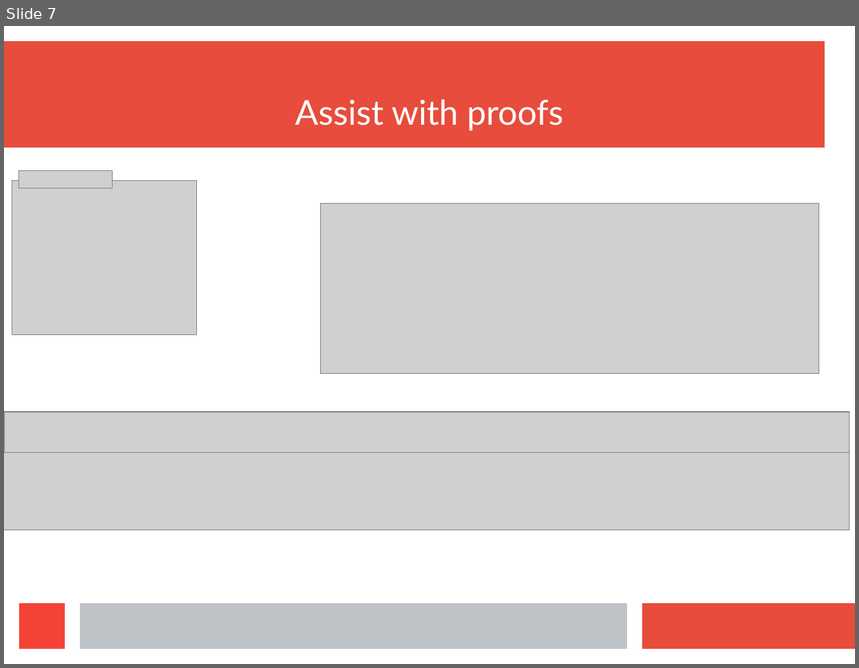
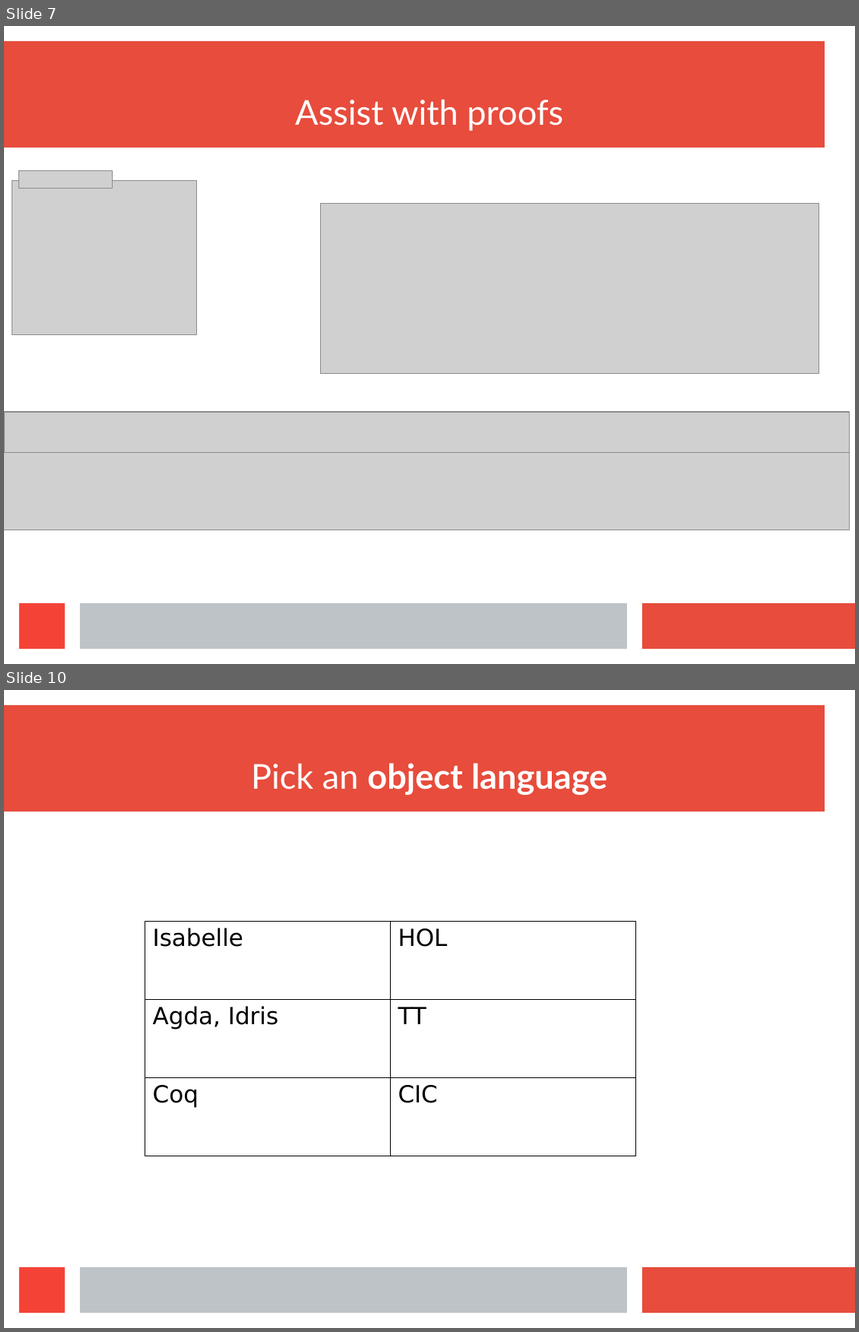
Before and after one commit to wilbowma/cur, a slide deck: hope-2016/slides.odp. Shown one above the other, each under a label of ours: slide 7 before the commit, slides 7 and 10 after it; the slides between them are not shown. The pictures are 859x668 and 859x1332 pixels, drawn with LibreOffice and Linux fonts; fonts in the diff are those of the drawing; grey boxes stand for pictures. Boxes give left, top, right and bottom in pixels: in the first picture for what was removed or moved away, otherwise in the second. Text is boxed around its words. In the diff, an @@ line names an element or a change of style, - is before the commit and + after.

```diff
--- a/hope-2016/slides.odp
+++ b/hope-2016/slides.odp
@@ slide 10 added at [4,690,855,1328], background #FFFFFF; not listed: 4 template elements that a slide beside it also shows @@
@@ title added at [251,763,607,795], 32 pt, text #FFFFFF, bold @@
+Pick an object language
@@ table added at [145,921,636,1156], 3 rows, 2 columns @@
+Isabelle | HOL
+Agda, Idris | TT
+Coq | CIC
```
Also in this commit, not shown: 1 slide changed, 14 other slides added.
